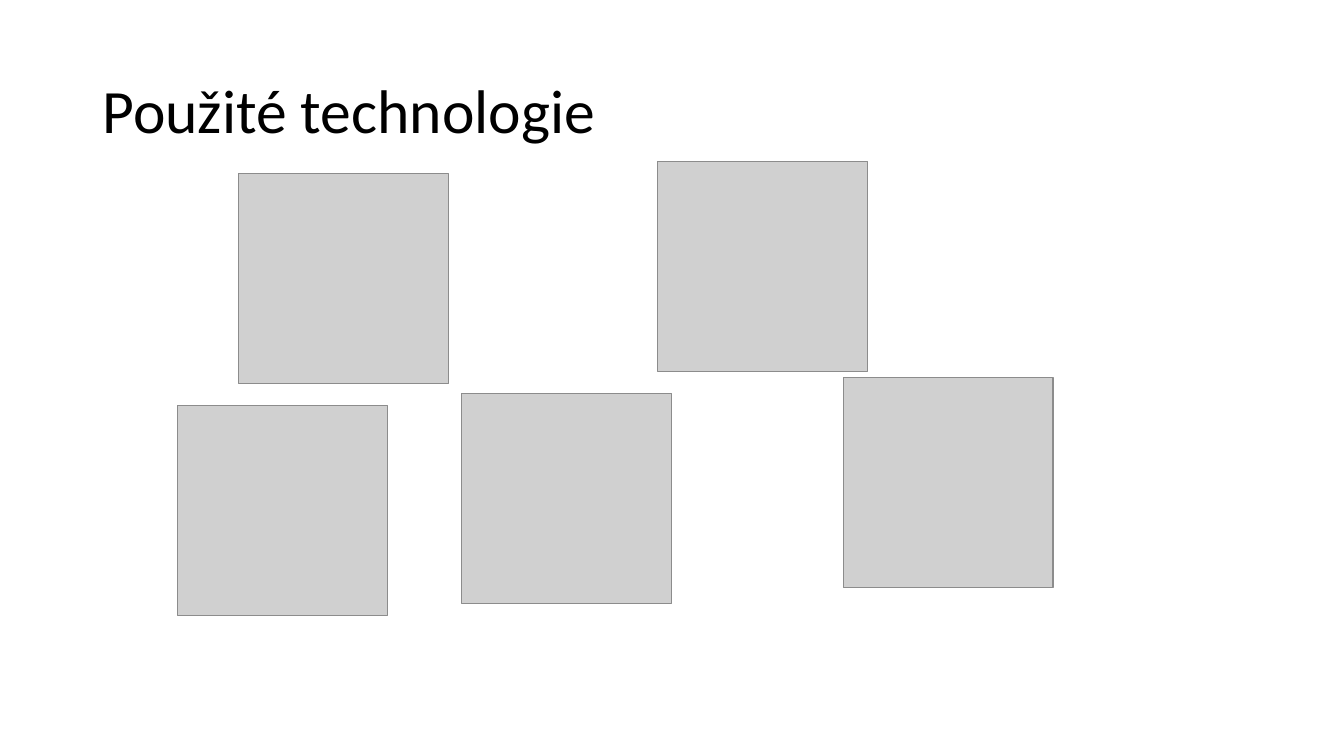
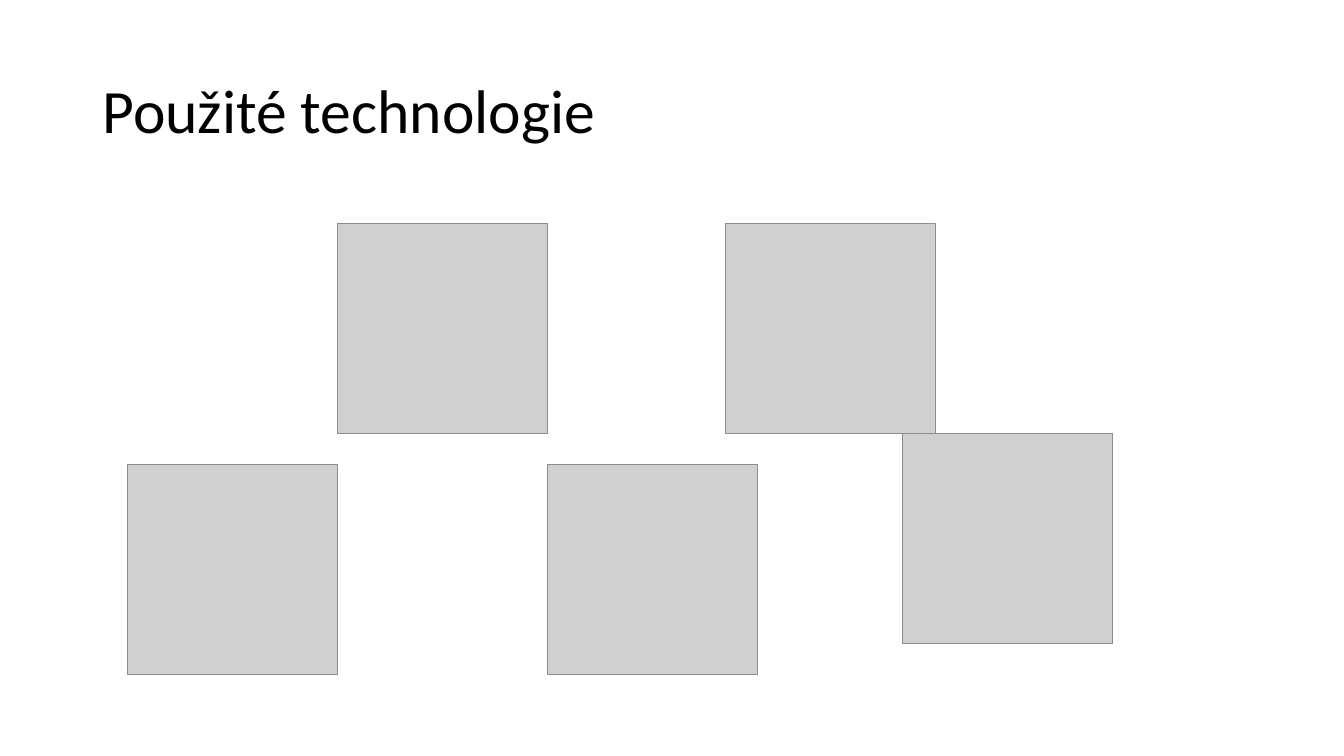
Before and after one commit to hanusvalenta/PersonalWeb, a slide deck: slide 2 of Presentation/Prezentace.pptx. Drawn at 1344x756 pixels with LibreOffice and Linux fonts; fonts in the diff are those of the drawing; grey boxes stand for pictures. Boxes give left, top, right and bottom in pixels: in the first picture for what was removed or moved away, otherwise in the second. Text is boxed around its words. In the diff, an @@ line names an element or a change of style, - is before the commit and + after.

```diff
--- a/Presentation/Prezentace.pptx
+++ b/Presentation/Prezentace.pptx
@@ picture: place and size @@
-picture at (239,174,449,384)
+picture at (338,224,547,434)
@@ picture: place and size @@
-picture at (658,161,868,371)
+picture at (726,224,936,434)
@@ picture: place and size @@
-picture at (843,378,1053,588)
+picture at (903,434,1113,643)
@@ picture: place and size @@
-picture at (177,405,387,615)
+picture at (128,465,338,675)
@@ picture: place and size @@
-picture at (462,393,671,603)
+picture at (547,465,757,675)
```
Also in this commit, not shown: 2 slides added, 3 slides removed, 18 other files.
